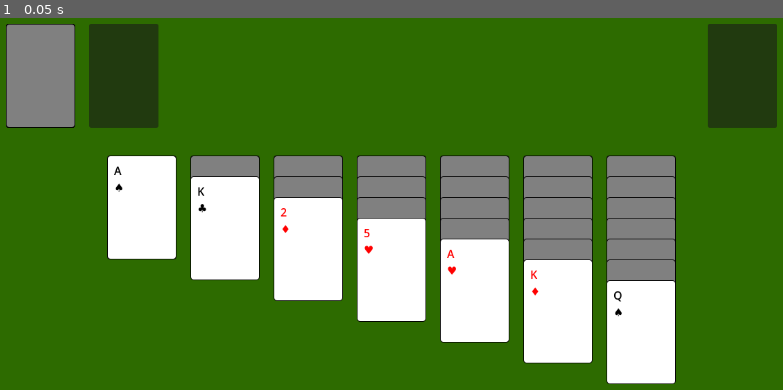
Above: before the commit, frame 1.
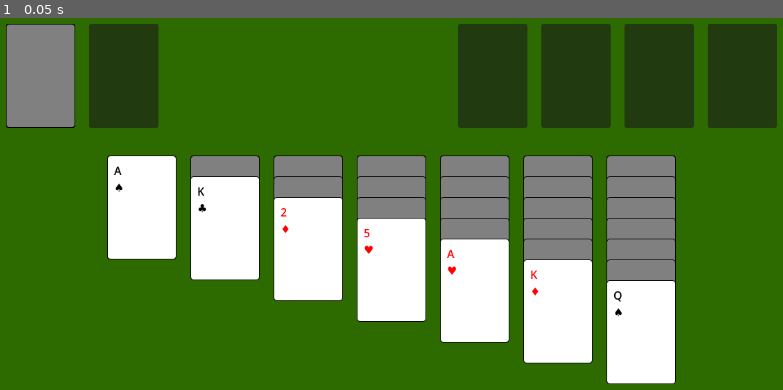
Above: after the commit, the same moment.

Repository: damiankk/CardKing
Game: Godot game, scene res://main.tscn
The game is run twice, just before and just after one commit, with the same random seed, the same clock (stepped at 60 frames per second) and the same inputs.
Inputs:
- Up to frame 1 (0.05 s): no input

The runs differ from the first frame. In frame 1, 7.4% of the frame differs, in the area x 58-89%, y 1-30%.

Commit message:
Added check if card can be added to foundation pile

Diff:
--- a/Scenes/card.gd
+++ b/Scenes/card.gd
@@ -1,3 +1,4 @@
+class_name Card
 extends Control
 
 const COLOR_RED = Color(1, 0, 0) # Using Color(1,0,0) for pure red
@@ -60,7 +61,7 @@
 	$SuitLabel.add_theme_color_override("font_color", current_color)
 
 	# Example adjustment in update_display if Background is a Panel
-	print("my is_face_up is " + str(is_face_up))
+	#print("my is_face_up is " + str(is_face_up))
 	# Ensure labels are visible when face-up
 	$RankLabel.visible = is_face_up
 	$SuitLabel.visible = is_face_up
--- a/deck.gd
+++ b/deck.gd
@@ -4,10 +4,13 @@
 
 var deck_cards: Array = [] # An array to hold the 52 card instances
 var tableau_areas: Array = [] # An array to hold all of TableauPileArea
+var foundation_areas: Array = [] # An array to hold all of FoundationPileArea
+var foundation_piles: Array = [[], [], [], []] # We need a way to store which cards are in each foundation pile. An array containing four other empty arrays is a good way to represent this.
 const TABLEAU_Y_OFFSET = 30
 var stock_pile_cards: Array = []
 var waste_cards: Array = []
 
+#Initializes everything – creates the full deck, shuffles it, gets references to the pile areas, and calls deal_initial_tableau() and deal_stock().
 func _ready():
 	print("Deck node is ready. Creating and shuffling deck...")
 	create_deck()
@@ -34,11 +37,28 @@
 	else:
 		print("WARN: Did not find all 7 Tableau area nodes!")
 
+	foundation_areas.clear()
+	for i in range(4):
+		var pile_number = i + 1
+		var node_name = "FoundationPileArea" + str(pile_number)
+		var foundation_pile_node = get_parent().get_node(node_name)
+
+		if foundation_pile_node:
+			foundation_areas.append(foundation_pile_node)
+		else:
+			print("ERROR: Could not find node named '", node_name, "'")
+
+	if foundation_areas.size() == 4:
+		print("Successfully stored references to all 4 Foundation areas.")
+	else:
+		print("WARN: Did not find all 4 Foundation area nodes!")
+
 	# --- Call the initial deal function ---
 	deal_initial_tableau()
 	# --- Deal remaining cards ---
 	deal_stock()
 
+#create_deck(): Instantiates 52 Card scenes, sets their data, and adds them to deck_cards
 func create_deck():
 	deck_cards.clear() # Start with an empty array
 	# Loop through suits (0=C, 1=D, 2=H, 3=S)
@@ -72,6 +92,7 @@
 	# pop_back() removes and returns the last element from the array
 	return cards_pile.pop_back()
 
+# Deals cards from deck_cards to the tableau_areas, setting the last card in each pile face-up.
 func deal_initial_tableau():
 	for i in range(7):
 		var tableau_area_node = tableau_areas[i]
@@ -85,11 +106,12 @@
 					print("Setting card (Pile ", i, ", Card ", j, ") FACE UP") # Debug print
 					dealt_card.set_face_up(true)
 				else: # This is a card that should be face down
-					print("Setting card (Pile ", i, ", Card ", j, ") FACE DOWN") # Debug print
+					#print("Setting card (Pile ", i, ", Card ", j, ") FACE DOWN") # Debug print
 					dealt_card.set_face_up(false) # Explicitly set face down
 			else:
 				print("Deck ended unexpectedly...")
 
+# Deals remaining cards from deck_cards to StockPileArea (visually) and stock_pile_cards (data), face-down.
 func deal_stock():
 	var stock_area = get_parent().get_node("StockPileArea")
 	if not stock_area:
@@ -102,7 +124,7 @@
 				stock_area.add_child(dealt_card)
 				dealt_card.position = Vector2.ZERO #concise way to set Vector2(0,0)
 
-
+# Handles clicks on the stock pile – deals a card from stock_pile_cards to waste_cards (face-up, visually to WastePileArea), or recycles waste_cards back to stock_pile_cards if stock is empty.
 func _on_stock_pile_area_gui_input(event: InputEvent) -> void:
 	if event is InputEventMouseButton:
 		if event.button_index == MOUSE_BUTTON_LEFT && event.pressed:
@@ -141,3 +163,22 @@
 					waste_cards.append(dealt_card)
 					waste_area_node.add_child(dealt_card)
 					dealt_card.position = Vector2.ZERO
+
+# Before we can actually move cards to the foundations, we need a function that checks if a card can be legally placed on a specific foundation pile. This function will be crucial later when we implement card dragging or clicking to move.
+#card_to_add: This will be a reference to a Card node instance that we're trying to place.
+# foundation_index: An integer (0 to 3) indicating which of the four foundation piles we're trying to place it on.
+# It should return true if the move is legal, and false otherwise.
+func can_add_to_foundation(card_to_add: Card, foundation_index: int) -> bool:
+	var area_node : Panel = foundation_areas[foundation_index]
+	if area_node.is_empty():
+		if card_to_add.rank == 1:
+			return true
+		else:
+			return false
+	else:
+		# check what rank is on top already
+		var top_card_on_foundation : Card = area_node.back()
+		if card_to_add.rank > top_card_on_foundation.rank:
+			return true
+		else:
+			return false
--- a/main.tscn
+++ b/main.tscn
@@ -38,6 +38,24 @@
 offset_left = 1032.0
 offset_top = 20.0
 offset_right = 1132.0
+offset_bottom = 170.0
+
+[node name="FoundationPileArea2" type="Panel" parent="."]
+offset_left = 912.0
+offset_top = 20.0
+offset_right = 1012.0
+offset_bottom = 170.0
+
+[node name="FoundationPileArea3" type="Panel" parent="."]
+offset_left = 792.0
+offset_top = 20.0
+offset_right = 892.0
+offset_bottom = 170.0
+
+[node name="FoundationPileArea4" type="Panel" parent="."]
+offset_left = 672.0
+offset_top = 20.0
+offset_right = 772.0
 offset_bottom = 170.0
 
 [node name="TableauPileArea1" type="Panel" parent="."]
